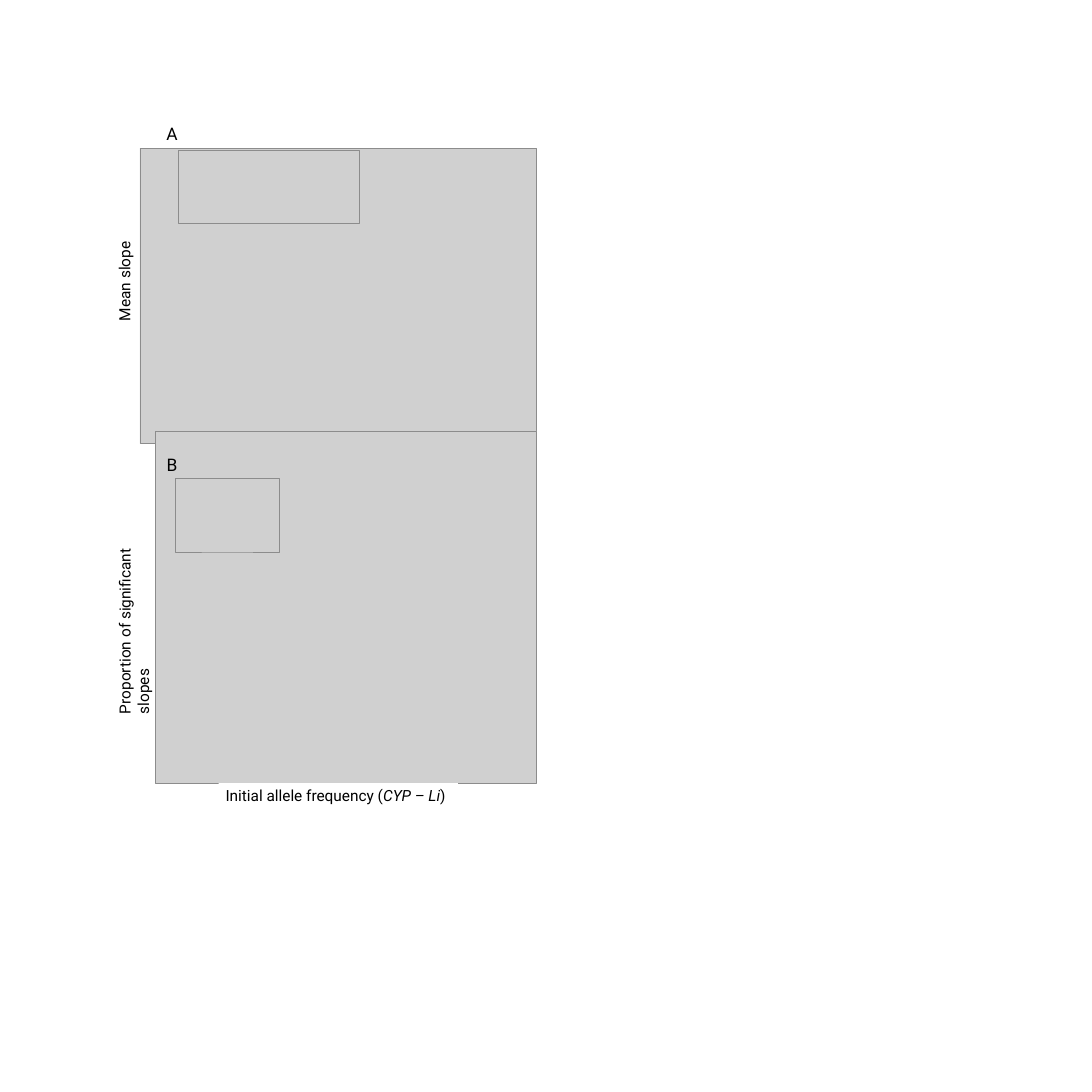
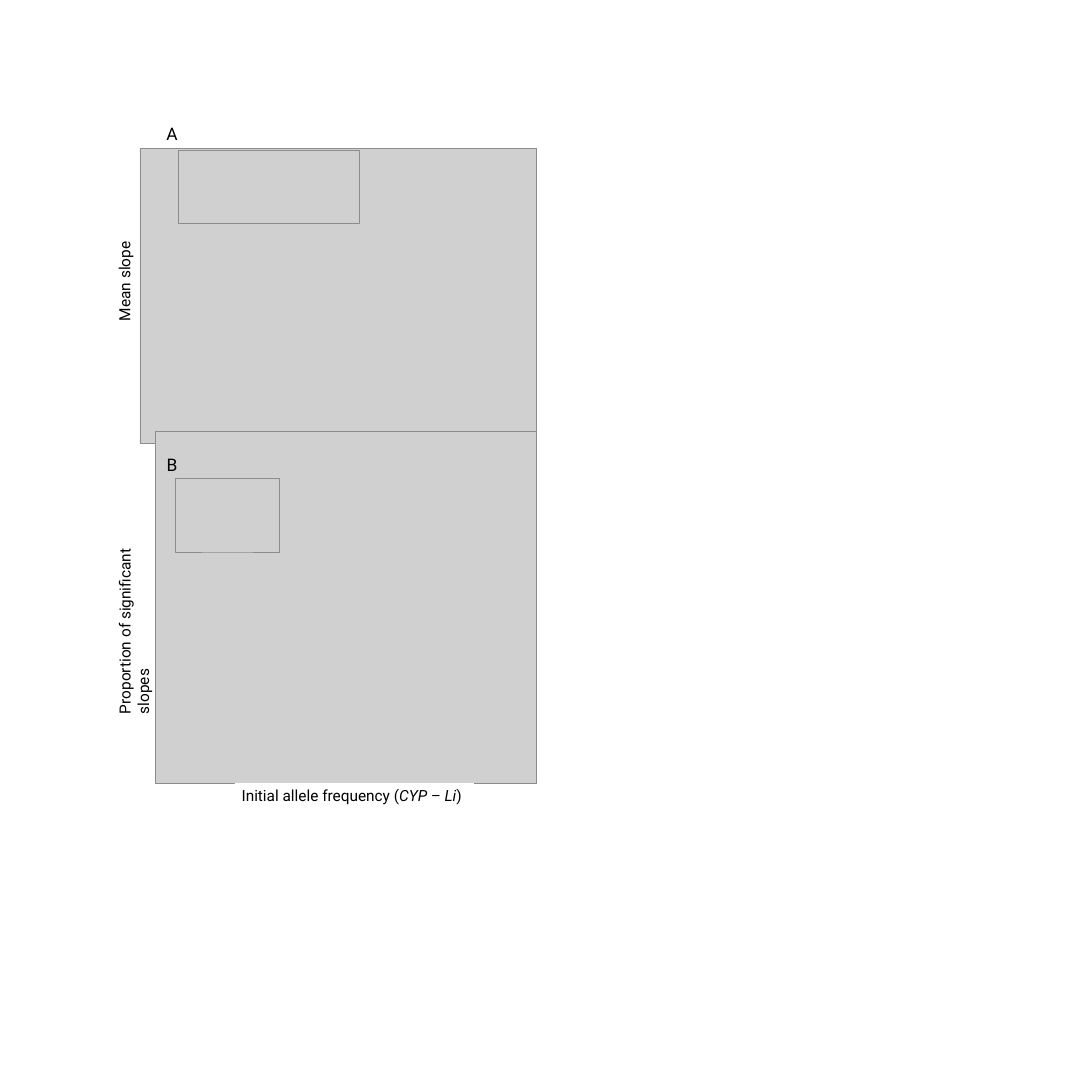
Before and after one commit to James-S-Santangelo/Simulating-Evolutionary-Clines-SEC-, a slide deck: slide 8 of SEC_Manuscript-Figures.pptx. Drawn at 1092x1092 pixels with LibreOffice and Linux fonts; fonts in the diff are those of the drawing; grey boxes stand for pictures. Boxes give left, top, right and bottom in pixels: in the first picture for what was removed or moved away, otherwise in the second. Text is boxed around its words. In the diff, an @@ line names an element or a change of style, - is before the commit and + after.

Commit message:
Minor change to manuscript figures

```diff
--- a/SEC_Manuscript-Figures.pptx
+++ b/SEC_Manuscript-Figures.pptx
@@ rectangle "Initial allele frequency (CYP – ...": place and size @@
-rectangle "Initial allele frequency (CYP – ..." at [218,783,458,808]
+rectangle "Initial allele frequency (CYP – ..." at [235,783,474,808]
```
